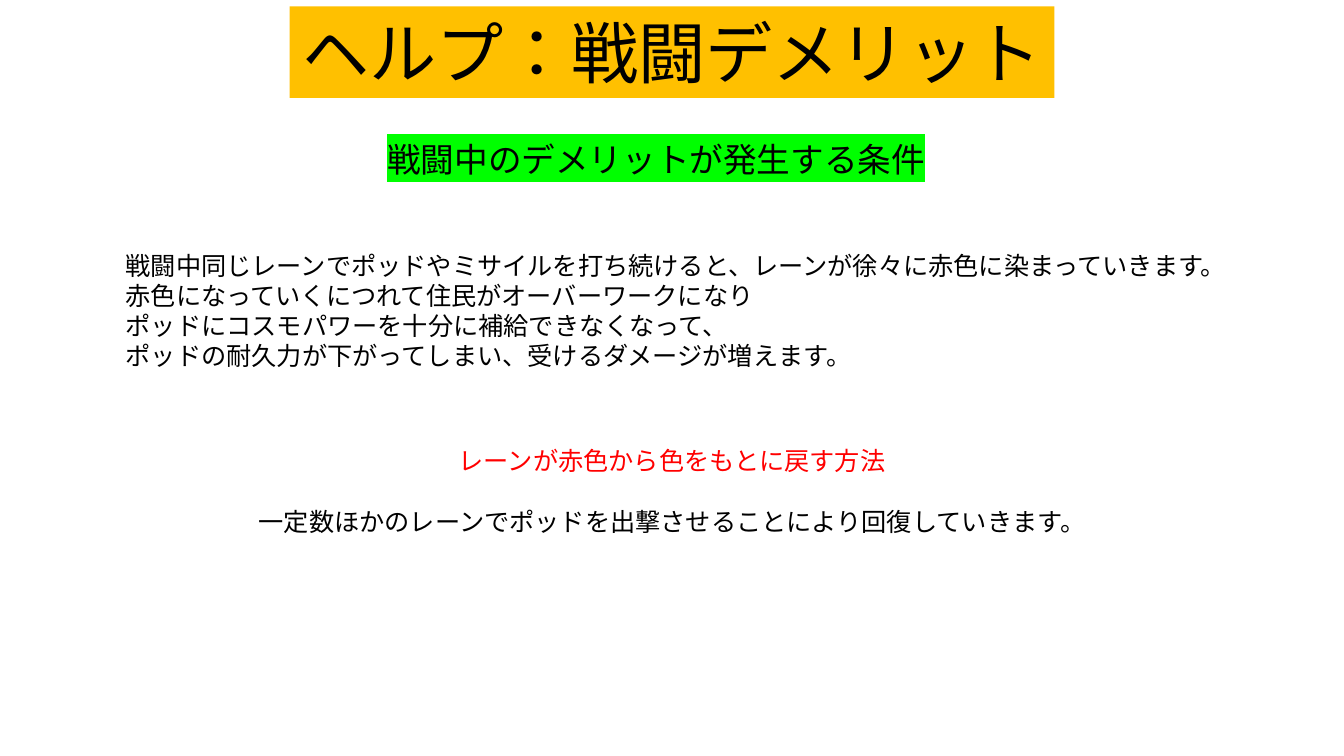
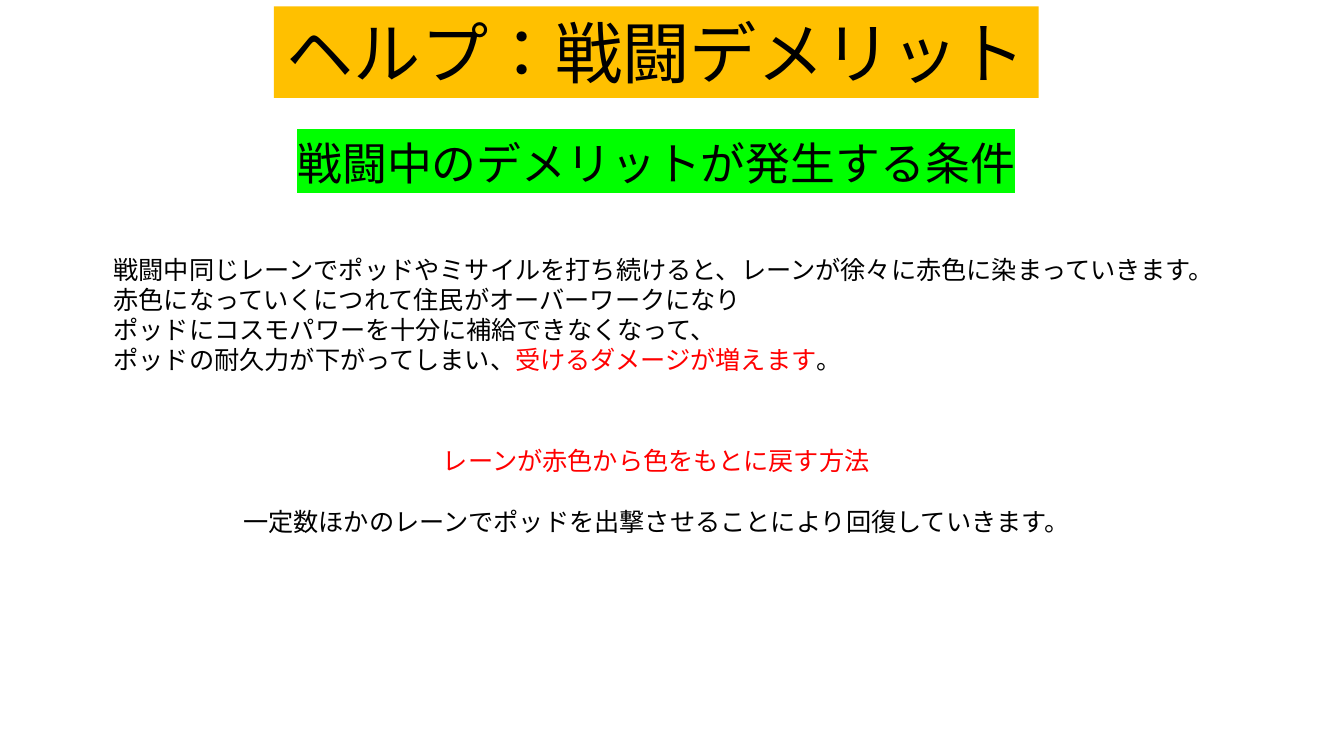
Before and after one commit to team556/team, a slide deck: slide 12 of 説明文.pptx. Drawn at 1344x756 pixels with LibreOffice and Linux fonts; fonts in the diff are those of the drawing. Boxes give left, top, right and bottom in pixels: in the first picture for what was removed or moved away, otherwise in the second. Text is boxed around its words. In the diff, an @@ line names an element or a change of style, - is before the commit and + after.

Commit message:
説明文少し変更 味方惑星のクチナシとクチありを追加 適用はまだしていない

```diff
--- a/説明文.pptx
+++ b/説明文.pptx
@@ rectangle "ヘルプ：戦闘デメリット": place and size @@
-rectangle "ヘルプ：戦闘デメリット" at [289, 6, 1055, 98]
+rectangle "ヘルプ：戦闘デメリット" at [274, 6, 1040, 98]
@@ text "戦闘中のデメリットが発生する条件": place and size @@
-text "戦闘中のデメリットが発生する条件" at [387, 143, 925, 175]
+text "戦闘中のデメリットが発生する条件" at [297, 142, 1015, 184]
@@ text "戦闘中のデメリットが発生する条件" at [297, 142, 1015, 184]: size 24 to 32 pt @@
@@ text "戦闘中同じレーンでポッドやミサイルを打ち続けると、レーンが徐々に赤色に染まっていきます。": place and size @@
-text "戦闘中同じレーンでポッドやミサイルを打ち続けると、レーンが徐々に赤色に染まっていきます。" at [126, 253, 1226, 367]
+text "戦闘中同じレーンでポッドやミサイルを打ち続けると、レーンが徐々に赤色に染まっていきます。" at [113, 257, 1213, 371]
@@ text at [113, 347, 841, 371]: text colour #000000 to #FF0000 in "ポッドの耐久力が下がってしまい、受けるダメージが増えます。" @@
@@ text "レーンが赤色から色をもとに戻す方法": place and size @@
-text "レーンが赤色から色をもとに戻す方法" at [259, 448, 1086, 533]
+text "レーンが赤色から色をもとに戻す方法" at [243, 448, 1070, 533]
```
Also in this commit, not shown: 11 other slides changed, 3 other files.
